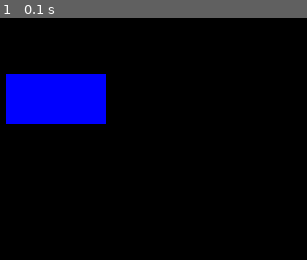
Above: before the commit, frame 1.
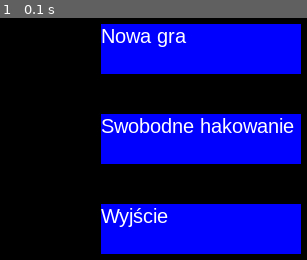
Above: after the commit, the same moment.

Repository: Nicramus/b4b3l_the_hacker_game
Game: pygame game, started from menu.py
The game is run twice, just before and just after one commit, with the same random seed, the same clock (stepped at 60 frames per second) and the same inputs.
Inputs:
- Up to frame 1 (0.1 s): no input

The runs differ from the first frame. In frame 1, 47% of the frame differs, in the area x 1-99%, y 2-98%.

Commit message:
CHANGES b4b3l_zalozenia.odt new thoughts :-)
glitch_screen.py
added 30 fps tick

menu.py
printing whole menu, draw items in loop
init menu properties in different method

Diff:
--- a/glitch_screen.py
+++ b/glitch_screen.py
@@ -42,4 +42,4 @@
         pygame.time.delay(1)
     fps = clock.get_fps()
     pygame.display.set_caption(str(fps))
-    clock.tick()
+    clock.tick(30)
--- a/menu.py
+++ b/menu.py
@@ -1,3 +1,5 @@
+# -*- coding: utf-8 -*-
+
 import pygame
 
 pygame.init()
@@ -8,28 +10,67 @@
         self.bg_color = bg_color
         self.clock = pygame.time.Clock()
 
+        self.screen_width = screen.get_width()
+        self.screen_height = screen.get_height()
+        self.screen_size = screen.get_size() #tuple-> width, height
 
+        #only for test
+        liberationserif_name = pygame.font.get_fonts()[0]
+        liberationserif = pygame.font.SysFont(liberationserif_name, 20, False, False)
 
+        self.vga_437_font = liberationserif #pygame.font.Font("resources/fonts/Terminus.ttf", 20)
+        self.set_center_coordinates()
+        self.init_menu_properties()
+
+    def init_menu_properties(self):
+        self.menu_element_color = (0,0,255) #blue
+        self.menu_text_color = (255,255,255) #white
+        self.menu_element_width = 200
+        self.menu_element_height = 50
+        self.gap = 90
+        self.menu_positions = ("Nowa gra", "Swobodne hakowanie", "Wyjście")
+        #x_y_position = self.set_center_coordinates()
+        #self.menu_item_y_position = y_rect_position = x_y_position[1]
+
+    def set_center_coordinates(self):
+        self.x_center_position = self.screen_width / 2
+        self.y_center_position = self.screen_height / 2
+
+    def create_menu_element(self, label_str, y_center_position):
+        "create menu element, render font-label on the element"
+        x_center_position = self.x_center_position - self.menu_element_height / 2
+        pygame.draw.rect(screen, self.menu_element_color,
+                                                  (x_center_position, y_center_position) +
+                                                  (self.menu_element_width, self.menu_element_height))
+        label = self.vga_437_font.render(label_str, True, self.menu_text_color)
+        self.screen.blit(label, (x_center_position, y_center_position))
+
+    def generate_menu(self):
+        "generate menu elements in loop"
+        y_center_position = 100
+        for menu_item in self.menu_positions:
+            self.create_menu_element(menu_item, y_center_position)
+            y_center_position = y_center_position + 90
+
+    def animate_menu(self):
+        #simple menu animation :D
+        pass
 
     def run(self):
         mainloop = True
         while mainloop:
-            #limit frame speed to 50 fps
-            self.clock.tick(50)
+            self.clock.tick(30)
             for event in pygame.event.get():
                 if event.type == pygame.QUIT:
                     mainloop = False
-            #Redraw the background
+
             self.screen.fill(self.bg_color)
-            blue=(0,0,255)
-            pygame.draw.rect(screen,blue,(200,150,100,50))
+
+            self.generate_menu()
             pygame.display.flip()
             pygame.display.update()
 
-
-
 screen = pygame.display.set_mode((640, 480), 0, 32)
-menu_items = ("Test Glitch Screen", "Hacking Test" "Quit")
-pygame.display.set_caption("Game Menu")
+pygame.display.set_caption("B4B3L")
 gm = Menu(screen)
 gm.run()
Not shown, changed: Linki
Not shown, changed: b4b3l_zalozenia.odt
